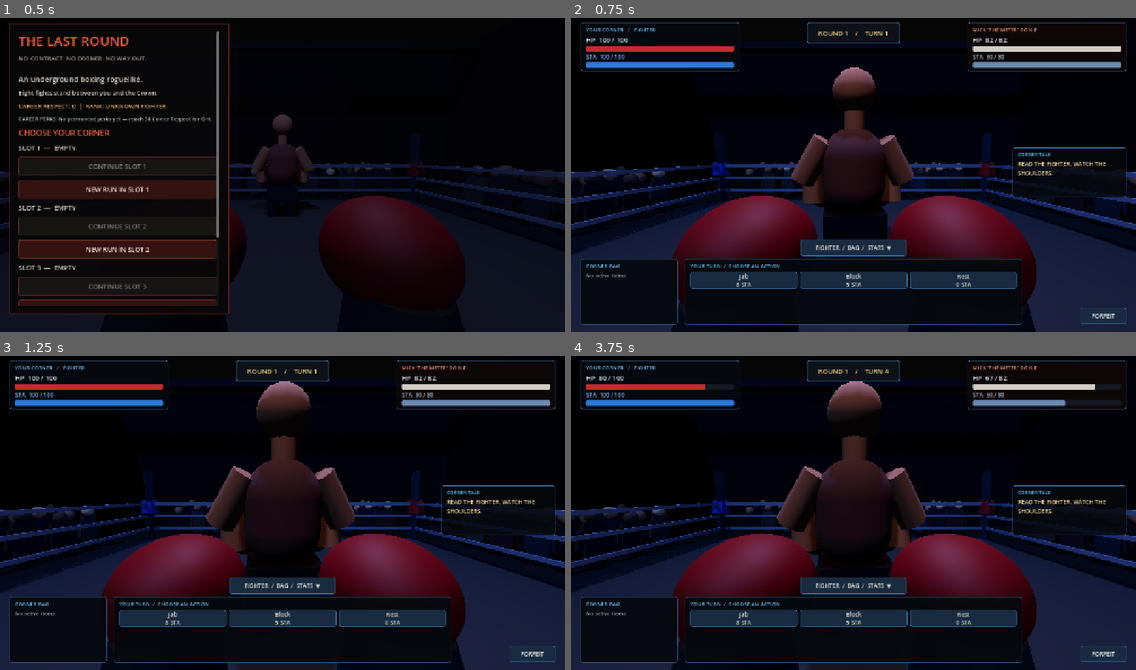
Above: before the commit, frames 1-4 (two rows, left to right).
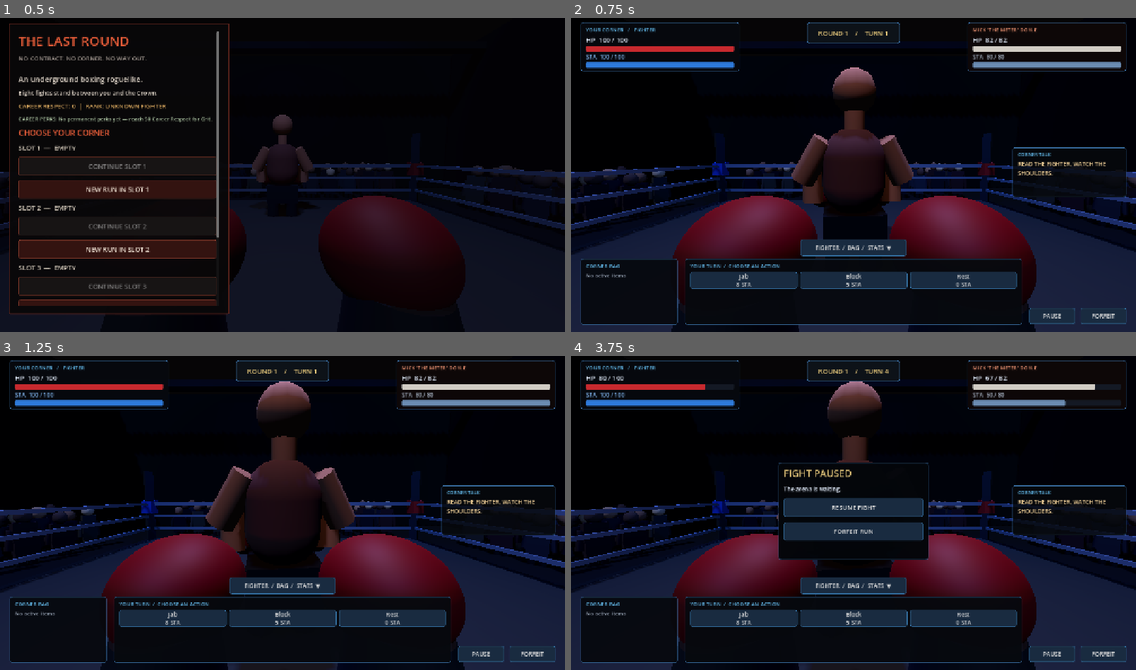
Above: after the commit, the same moments.

Repository: sedhehe/TheLastRound
Game: Godot game, scene res://scenes/main.tscn
The game is run twice, just before and just after one commit, with the same random seed, the same clock (stepped at 60 frames per second) and the same inputs.
Inputs (mouse positions are in pixels of both pictures, inside the frame that each line leads up to):
- Up to frame 1 (0.5 s): no input
- Up to frame 2 (0.75 s): click "NEW RUN IN SLOT 1" at 0.5 s
- Up to frame 3 (1.25 s): no input
- Up to frame 4 (3.75 s): click "Jab 8 STA" at 1.25 s; click "Block 5 STA" at 2 s; click "Rest 0 STA" at 2.75 s; click (1051, 654) at 3.5 s, where only the run after the commit has a clickable "PAUSE"

Frame 1 is identical in both runs. In frame 2, 0.1% of the frame differs, in the area x 81-90%, y 92-98%; in frame 3, 0.1%; in frame 4, 6.2%, in the area x 36-90%, y 33-98%.

Commit message:
Add in-arena pause overlay and escape shortcut

Diff:
--- a/scripts/main.gd
+++ b/scripts/main.gd
@@ -74,6 +74,7 @@
 var ui_shade: ColorRect
 var combat_hud: Control
 var combat_drawer_open := false
+var combat_paused := false
 var hud_player_hp := -1.0
 var hud_player_stamina := -1.0
 var hud_enemy_hp := -1.0
@@ -92,6 +93,12 @@
 var player_start_position := Vector3(0.0, 0.0, 2.1)
 var enemy_start_position := Vector3.ZERO
 
+
+func _unhandled_input(event: InputEvent) -> void:
+	if event is InputEventKey and event.pressed and not event.echo and event.keycode == KEY_ESCAPE and game_state == "combat":
+		combat_paused = not combat_paused
+		_show_combat()
+		get_viewport().set_input_as_handled()
 
 func _ready() -> void:
 	rng.randomize()
@@ -560,6 +567,7 @@
 		return
 
 	game_state = "combat"
+	combat_paused = false
 
 	round_no = 1
 	turn_no = 1
@@ -830,6 +838,14 @@
 	return button
 
 
+func _toggle_combat_pause() -> void:
+	combat_paused = true
+	_show_combat()
+
+func _resume_combat() -> void:
+	combat_paused = false
+	_show_combat()
+
 func _toggle_combat_drawer() -> void:
 	combat_drawer_open = not combat_drawer_open
 	_show_combat()
@@ -936,6 +952,10 @@
 	drawer_button.position = Vector2(width * 0.5 - 120, height - 210)
 	drawer_button.size = Vector2(240, 38)
 
+	var pause_button := _hud_button(combat_hud, "PAUSE", _resume_combat if combat_paused else _toggle_combat_pause, false, true)
+	pause_button.position = Vector2(width - 242, height - 54)
+	pause_button.size = Vector2(104, 36)
+
 	var forfeit := _hud_button(combat_hud, "FORFEIT", _forfeit_run, false, true)
 	forfeit.position = Vector2(width - 126, height - 54)
 	forfeit.size = Vector2(104, 36)
@@ -952,6 +972,16 @@
 		_hud_label(drawer_col, "SALTS: " + ("SPENT" if revive_used else "READY" if inventory.has("salts") else "NOT IN BAG"), 12)
 		_hud_label(drawer_col, "ACTIVE EFFECTS: " + ("Loaded Tape" if loaded_bonus > 0 else "None"), 12)
 
+	if combat_paused:
+		var pause_overlay := _hud_panel(combat_hud, Rect2(width * 0.5 - 170, height * 0.5 - 110, 340, 220), Color(0.012, 0.022, 0.038, 0.98))
+		var pause_col := VBoxContainer.new()
+		pause_col.add_theme_constant_override("separation", 12)
+		pause_overlay.add_child(pause_col)
+		_hud_label(pause_col, "FIGHT PAUSED", 22, Color(0.90, 0.78, 0.48))
+		_hud_label(pause_col, "The arena is waiting.", 13)
+		_hud_button(pause_col, "RESUME FIGHT", _resume_combat)
+		_hud_button(pause_col, "FORFEIT RUN", _forfeit_run)
+
 func _forfeit_run() -> void:
 	_disable_realtime_combat()
 	_end_run(false, "You walked away from the fight.")
@@ -966,7 +996,7 @@
 
 
 func _player_move(id: String) -> void:
-	if game_state != "combat":
+	if game_state != "combat" or combat_paused:
 		return
 
 	if not owned_moves.has(id):
@@ -1837,8 +1867,8 @@
 # ---------------------------------------------------------
 
 func _use_item(id: String) -> void:
-	# Combat items can only be activated during a fight.
-	if game_state != "combat":
+	# Combat items can only be activated during an unpaused fight.
+	if game_state != "combat" or combat_paused:
 		return
 
 	# Passive Smelling Salts and between-fight Ice are never manually used.
